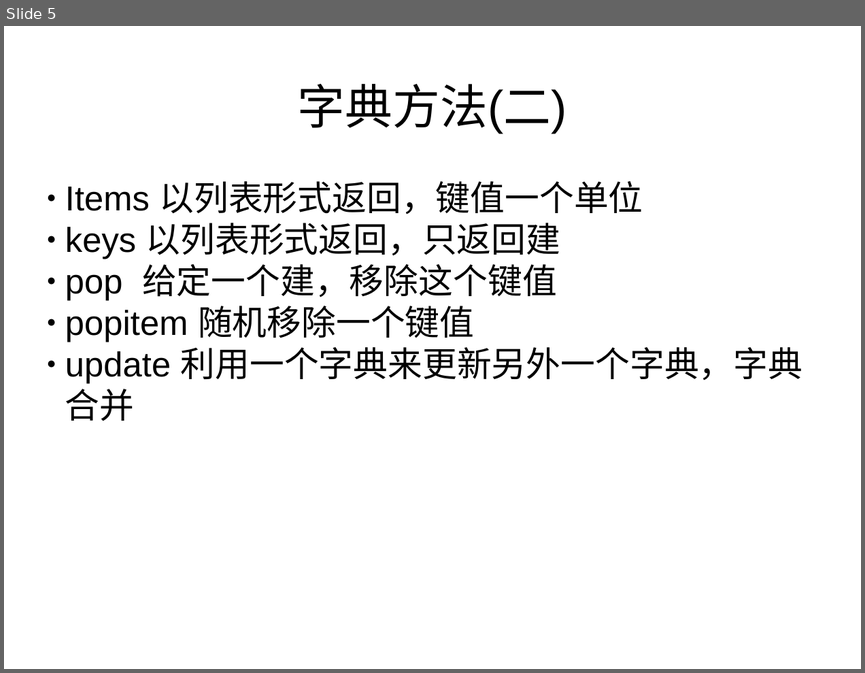
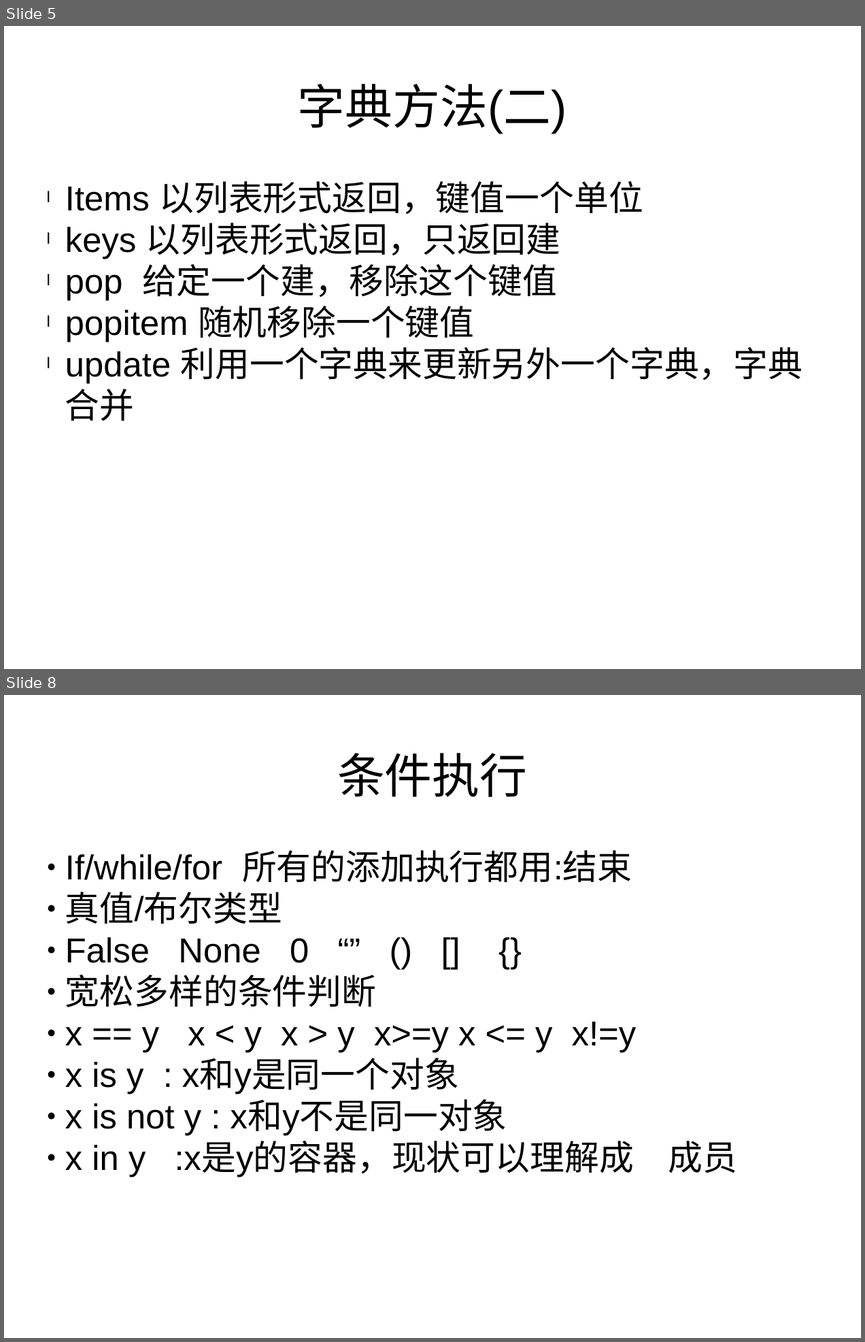
Before and after one commit to haolongzhangm/shell_my, a slide deck: unexeshell/tmp_use/python_l/1/p1.pptx. Shown one above the other, each under a label of ours: slide 5 before the commit, slides 5 and 8 after it; the slides between them are not shown. The pictures are 865x673 and 865x1342 pixels, drawn with LibreOffice and Linux fonts; fonts in the diff are those of the drawing. Boxes give left, top, right and bottom in pixels: in the first picture for what was removed or moved away, otherwise in the second. Text is boxed around its words. In the diff, an @@ line names an element or a change of style, - is before the commit and + after.

Commit message:
finish py 1

```diff
--- a/unexeshell/tmp_use/python_l/1/p1.pptx
+++ b/unexeshell/tmp_use/python_l/1/p1.pptx
@@ slide 8 added at bbox=[4, 695, 861, 1338], background #FFFFFF @@
@@ text added at bbox=[337, 753, 527, 797], 44 pt, text #000000 @@
+条件执行
@@ text added at bbox=[65, 850, 738, 1177], 32 pt, text #000000 @@
+● If/while/for 所有的添加执行都用:结束
+● 真值/布尔类型
+● False None 0 “” () [] {}
+● 宽松多样的条件判断
+● x == y x < y x > y x>=y x <= y x!=y
+● x is y : x和y是同一个对象
+● x is not y : x和y不是同一对象
+● x in y :x是y的容器，现状可以理解成 成员
@@ slide 5 changed as well @@
@@ text "Items 以列表形式返回，键值一个单位" at bbox=[65, 181, 803, 421]: bullet ● to l @@
```
Also in this commit, not shown: 4 other slides changed, 7 other slides added.
